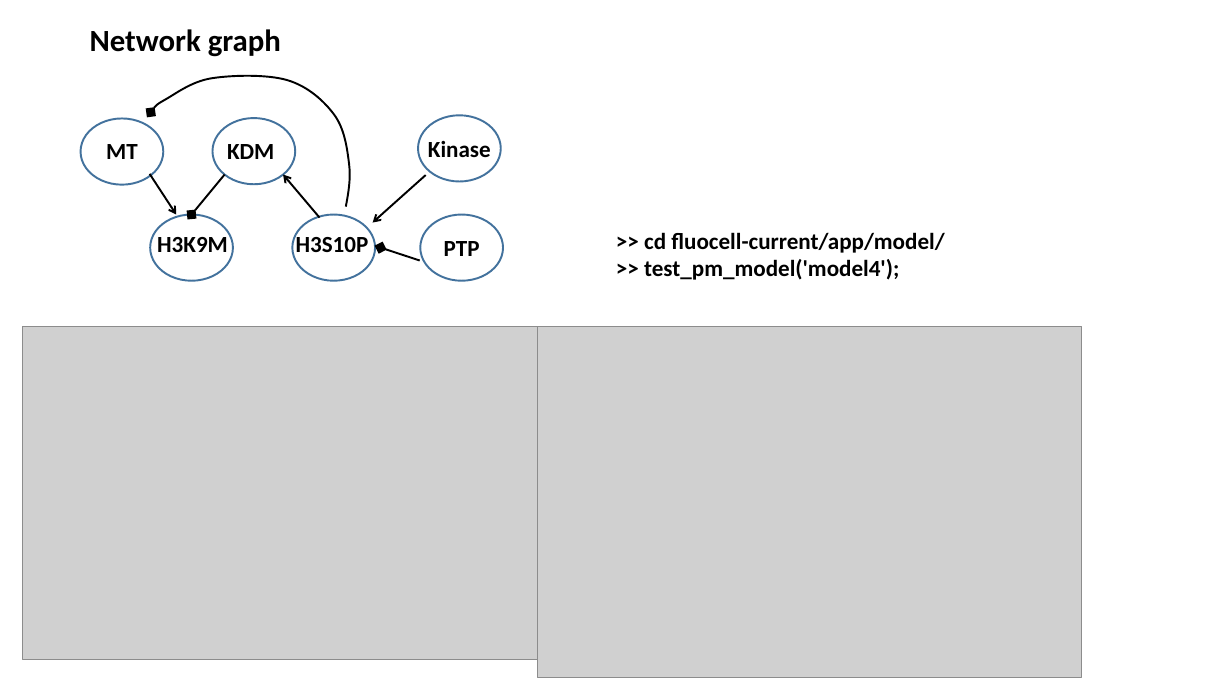
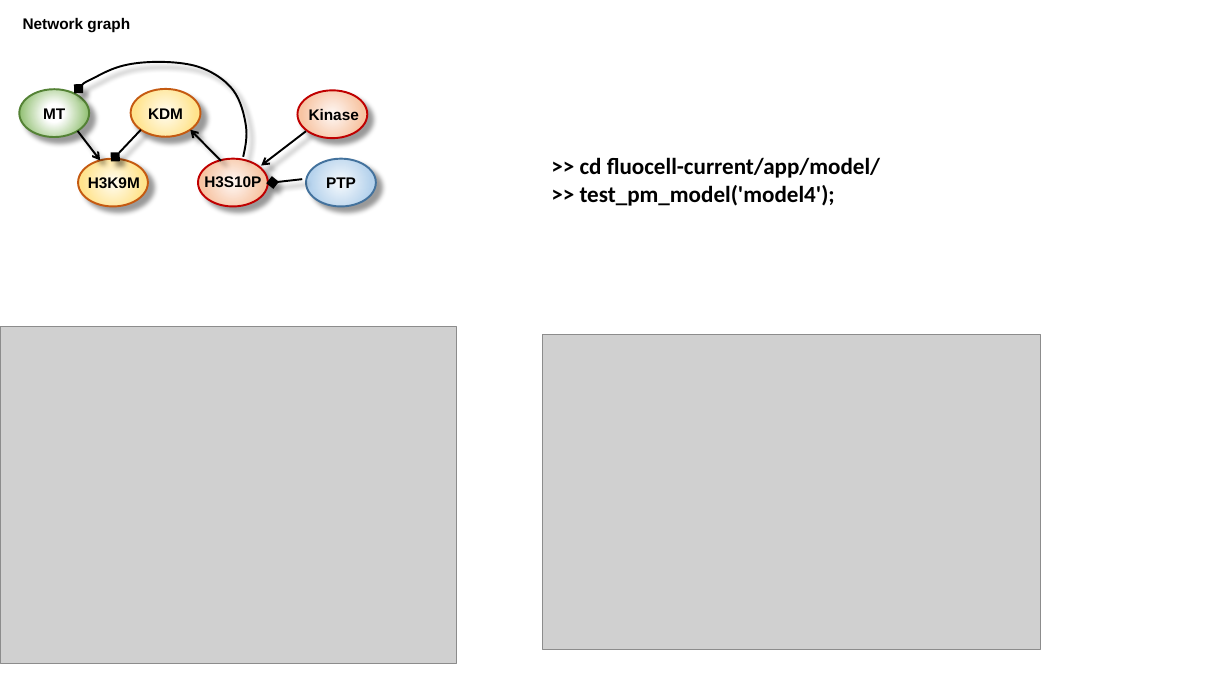
Before and after one commit to lu6007/fluocell, a slide deck: slide 1 of app/model/result_0211_2017.pptx. Drawn at 1232x693 pixels with LibreOffice and Linux fonts; fonts in the diff are those of the drawing; grey boxes stand for pictures. Boxes give left, top, right and bottom in pixels: in the first picture for what was removed or moved away, otherwise in the second. Text is boxed around its words. In the diff, an @@ line names an element or a change of style, - is before the commit and + after.

Commit message:
Updated the model for qin's results and the quantification programs for Molly's data

```diff
--- a/app/model/result_0211_2017.pptx
+++ b/app/model/result_0211_2017.pptx
@@ text "Network graph" moved from (x1=90, y1=29, x2=281, y2=57) to (x1=23, y1=18, x2=130, y2=33) @@
@@ text "Network graph" at (x1=23, y1=18, x2=130, y2=33): size 24 to 12 pt, font Calibri to Arial @@
@@ freeform shape resized from (x1=151, y1=76, x2=349, y2=207) to (x1=79, y1=62, x2=247, y2=157) @@
@@ freeform shape at (x1=79, y1=62, x2=247, y2=157): shadow on @@
@@ ellipse resized from (x1=213, y1=118, x2=296, y2=185) to (x1=130, y1=89, x2=201, y2=137) @@
@@ ellipse at (x1=130, y1=89, x2=201, y2=137): fill none to gradient #FFFCF2 to #FFE38C to #FFECB2; outline #43739E 1.5 pt to #C55A11 1.5 pt; shadow on @@
@@ ellipse resized from (x1=80, y1=118, x2=164, y2=185) to (x1=19, y1=90, x2=90, y2=138) @@
@@ ellipse at (x1=19, y1=90, x2=90, y2=138): fill none to gradient #FFFFFF to #70AD47; outline #43739E 1.5 pt to #548235 1.5 pt; shadow on @@
@@ text "MT" moved from (x1=106, y1=144, x2=138, y2=159) to (x1=43, y1=108, x2=65, y2=119) @@
@@ text "KDM" moved from (x1=227, y1=144, x2=274, y2=159) to (x1=148, y1=108, x2=183, y2=119) @@
@@ text "Kinase" moved from (x1=428, y1=141, x2=491, y2=157) to (x1=309, y1=108, x2=359, y2=121) @@
@@ ellipse resized from (x1=418, y1=116, x2=501, y2=182) to (x1=298, y1=91, x2=368, y2=139) @@
@@ ellipse at (x1=298, y1=91, x2=368, y2=139): fill none to gradient #FEF8F5 to #F7C5A2 to #FAD8C1; outline #43739E 1.5 pt to #C00000 1.5 pt; shadow on @@
@@ arrow moved from (150, 174) - (177, 214) to (78, 131) - (100, 161) @@
@@ arrow moved from (225, 175) - (191, 214) to (140, 129) - (116, 157) @@
@@ arrow moved from (320, 217) - (283, 175) to (221, 161) - (190, 129) @@
@@ arrow moved from (426, 175) - (372, 223) to (306, 131) - (262, 165) @@
@@ text ">> cd fluocell-current/app/model/" moved from (x1=644, y1=232, x2=944, y2=280) to (x1=580, y1=157, x2=880, y2=206) @@
@@ text "H3K9M" moved from (x1=157, y1=232, x2=228, y2=252) to (x1=88, y1=175, x2=140, y2=191) @@
@@ ellipse at (x1=79, y1=159, x2=149, y2=207): fill none to gradient #FFFCF2 to #FFE38C to #FFECB2; outline #43739E 1.5 pt to #C55A11 1.5 pt; shadow on @@
@@ ellipse resized from (x1=151, y1=214, x2=234, y2=281) to (x1=79, y1=159, x2=149, y2=207) @@
@@ text "H3S10P" moved from (x1=296, y1=232, x2=369, y2=252) to (x1=204, y1=175, x2=261, y2=191) @@
@@ ellipse at (x1=198, y1=159, x2=268, y2=207): fill none to gradient #FEF8F5 to #F7C5A2 to #FAD8C1; outline #43739E 1.5 pt to #C00000 1.5 pt; shadow on @@
@@ ellipse resized from (x1=292, y1=214, x2=375, y2=281) to (x1=198, y1=159, x2=268, y2=207) @@
@@ arrow moved from (420, 261) - (381, 248) to (302, 179) - (273, 183) @@
@@ size 18 to 12 pt, font Calibri to Arial in 6 elements at (x1=43, y1=108, x2=65, y2=119), (x1=148, y1=108, x2=183, y2=119), (x1=309, y1=108, x2=359, y2=121), (x1=88, y1=175, x2=140, y2=191), (x1=204, y1=175, x2=261, y2=191), (x1=326, y1=177, x2=356, y2=188) @@
@@ text "PTP" moved from (x1=444, y1=241, x2=480, y2=256) to (x1=326, y1=177, x2=356, y2=188) @@
@@ ellipse resized from (x1=421, y1=214, x2=504, y2=281) to (x1=306, y1=159, x2=376, y2=207) @@
@@ ellipse at (x1=306, y1=159, x2=376, y2=207): fill none to gradient #F7FAFD to #B5D2EC to #CEE1F2; shadow on @@
@@ picture resized from (x1=22, y1=326, x2=543, y2=659) to (x1=0, y1=326, x2=457, y2=664) @@
@@ picture resized from (x1=538, y1=326, x2=1082, y2=677) to (x1=543, y1=335, x2=1041, y2=650) @@
```
Also in this commit, not shown: 7 other slides changed, 1 slide added, 8 other files.
